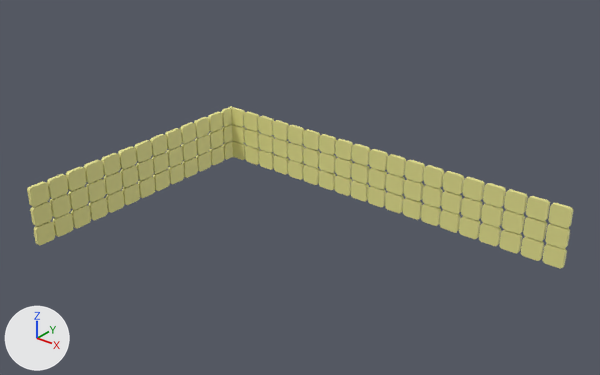
A saved change to the FBX model scenes/FBX_imports/BackSplash_v1.fbx.
One viewpoint serves both versions: a 50 mm camera at (8.08, -5.06, 4.98) aimed at (2.54, 1.86, 0.69). Every picture has the same lights, and +X, +Y and +Z are marked at lower left.

The older version as bpy lines, for what is in view:
```python
me_cube_060 = bpy.data.meshes.new('Cube.060')
me_cube_060.from_pydata(...)  # 3840 vertices, 2112 faces; spans x -0.03..5.26, y -0.13..3.46, z -0.13..0.66
me_cube_060.materials.append(mat_backsplash)  # yellow #e7e390
ob_cube_003 = bpy.data.objects.new('Cube.003', me_cube_060)
ob_cube_003.location = (0.0, 0.0, 0.0)
```
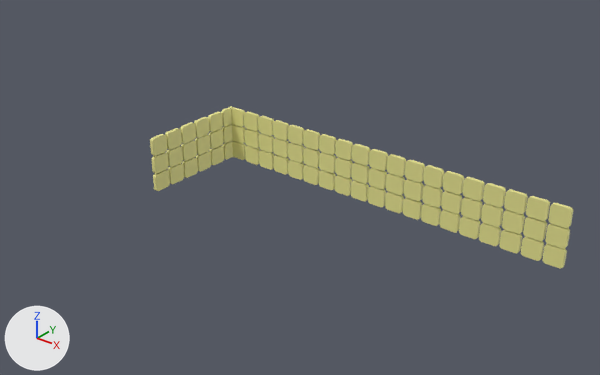
The newer file is also turned or shifted as a whole; pictures and numbers use the older file's frame.

Patch to the scene script:
```diff
--- a/scenes/FBX_imports/BackSplash_v1.fbx.py
+++ b/scenes/FBX_imports/BackSplash_v1.fbx.py
@@ me_cube_060 @@
 # used by ob_cube_003; location = (0.0, 0.0, 0.0)
-me_cube_060.from_pydata(...)  # 3840 vertices, 2112 faces; spans x -0.03..5.26, y -0.13..3.46, z -0.13..0.66
+me_cube_060.from_pydata(...)  # 3000 vertices, 1650 faces; spans x -0.03..5.26, y 1.82..3.46, z -0.13..0.66
+# me_cube_060 part 1: 21 loose pieces with 840 vertices, spanning x -0.03..0.03, y -0.13..1.79, z -0.13..0.66, are deleted
 me_cube_060.materials.append(mat_backsplash)
```

Where the change shows, as pixel boxes (x1, y1, x2, y2) in the pictures (600 x 375 px):
'Cube.003', reshaped (22% narrower)
    before: (27, 106, 573, 269)
    after: (150, 106, 573, 269)
part 1 of me_cube_060, deleted (yellow)
    before: (27, 140, 155, 245)
